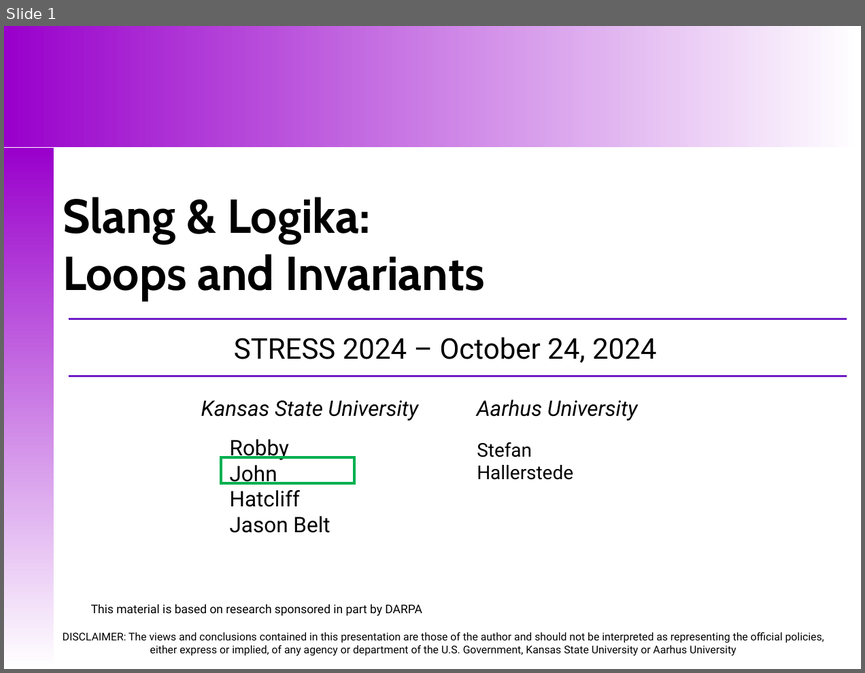
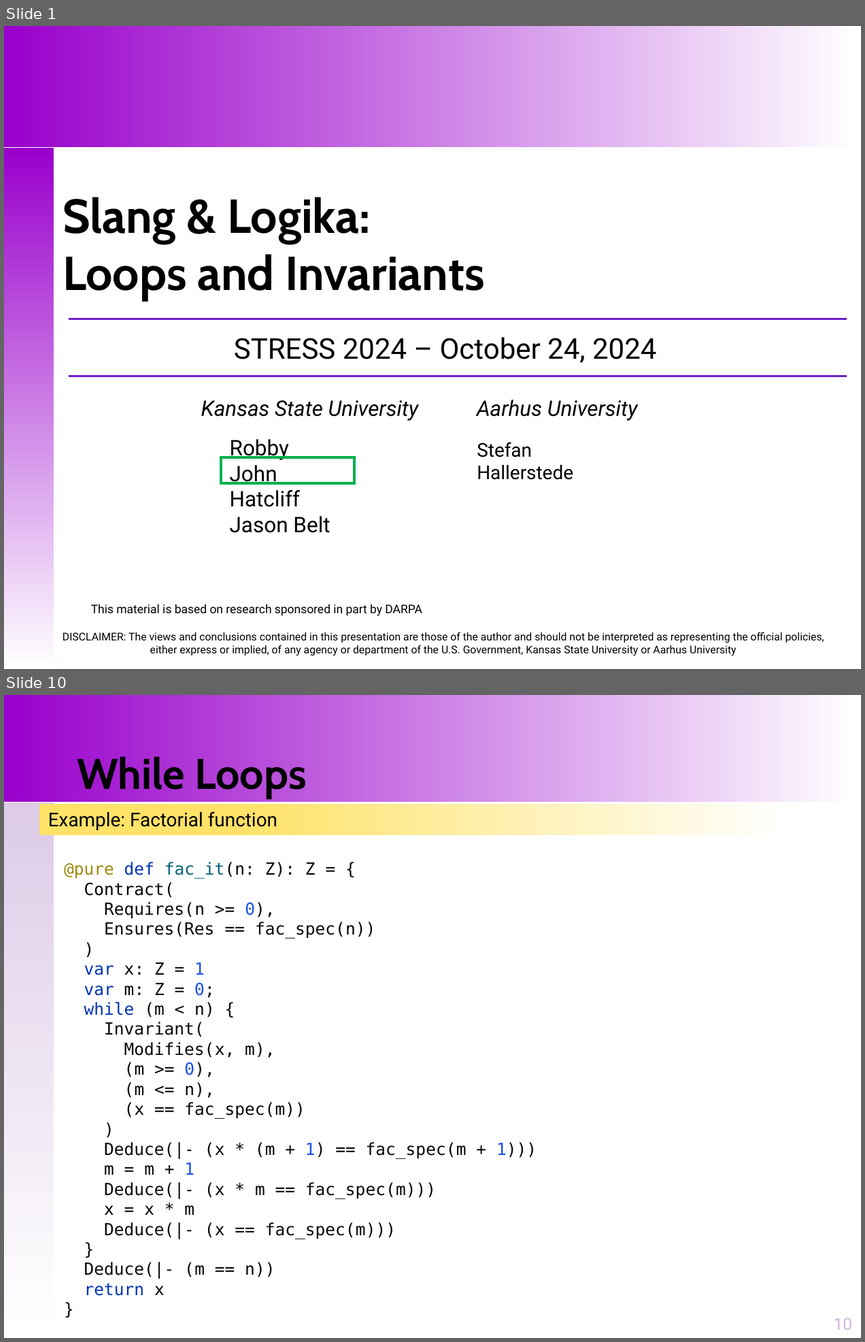
Before and after one commit to santoslab/stress24, a slide deck: slides/M-02-01-Loops-Invariants.pptx. Shown one above the other, each under a label of ours: slide 1 before the commit, slides 1 and 10 after it; the slides between them are not shown. The pictures are 865x673 and 865x1342 pixels, drawn with LibreOffice and Linux fonts; fonts in the diff are those of the drawing. Boxes give left, top, right and bottom in pixels: in the first picture for what was removed or moved away, otherwise in the second. Text is boxed around its words. In the diff, an @@ line names an element or a change of style, - is before the commit and + after.

```diff
--- a/slides/M-02-01-Loops-Invariants.pptx
+++ b/slides/M-02-01-Loops-Invariants.pptx
@@ slide 10 added at <box>4,695,861,1338</box>, background #FFFFFF @@
@@ rectangle added at <box>4,695,861,802</box>, fill gradient #9900CC to #FFFFFF @@
@@ title added at <box>77,756,307,799</box>, 36 pt, text #000000, bold @@
+While Loops
@@ rectangle added at <box>5,802,54,1337</box>, fill gradient #DDCBE7 to #FFFFFF @@
@@ rectangle added at <box>40,804,791,836</box>, fill gradient #FFFFFF to #FFE267, 16 pt, text #000000 @@
+Example: Factorial function
@@ text added at <box>64,862,536,1295</box>, 14 pt, text #080808 @@
+@pure def fac_it(n: Z): Z = {
+Contract(
+Requires(n >= 0),
+Ensures(Res == fac_spec(n))
+)
+var x: Z = 1
+var m: Z = 0;
+while (m < n) {
+Invariant(
+Modifies(x, m),
+(m >= 0),
+(m <= n),
+(x == fac_spec(m))
+)
+Deduce(|- (x * (m + 1) == fac_spec(m + 1)))
+m = m + 1
+Deduce(|- (x * m == fac_spec(m)))
+x = x * m
+Deduce(|- (x == fac_spec(m)))
+}
+Deduce(|- (m == n))
+return x
+}
@@ page number added at <box>834,1317,853,1329</box>, 14 pt, text #D0B6DE @@
+10
```
Also in this commit, not shown: 1 slide changed, 7 other slides added, 11 other files.
